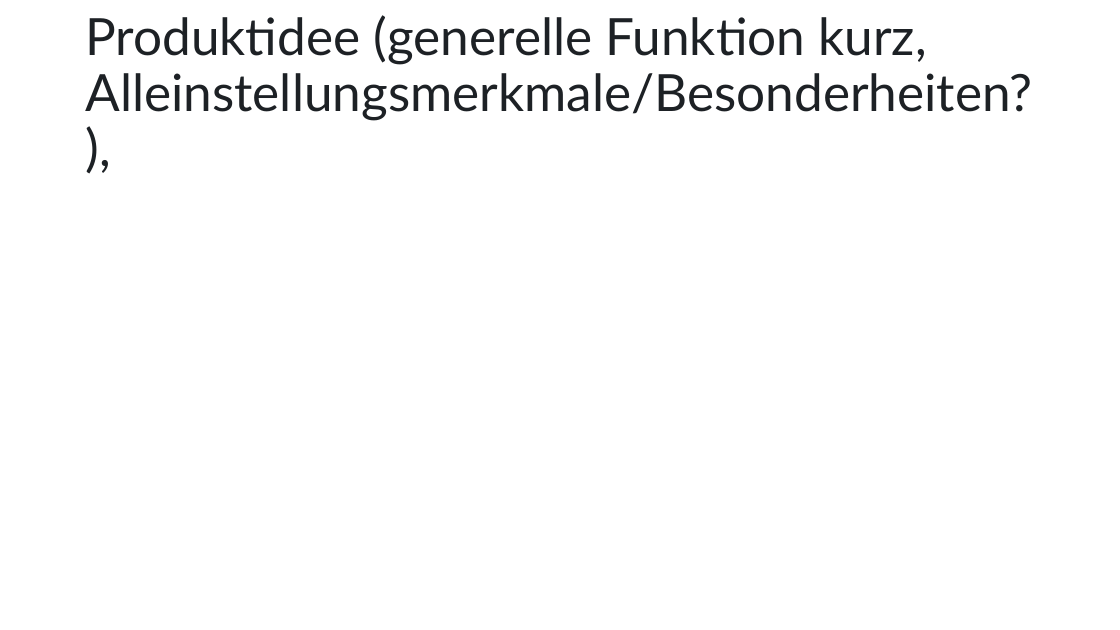
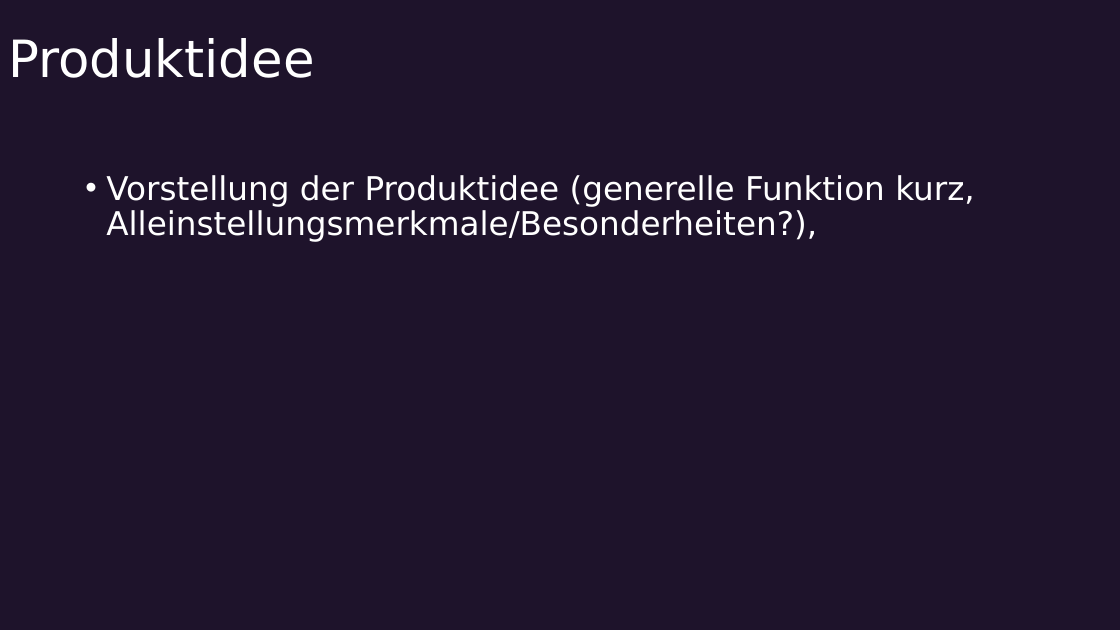
Before and after one commit to LmaoPewPew/DNAIG, a slide deck: slide 8 of praesantationen/Teampraesentation.pptx (slide 4 before the commit). Drawn at 1120x630 pixels with LibreOffice and Linux fonts; fonts in the diff are those of the drawing. Boxes give left, top, right and bottom in pixels: in the first picture for what was removed or moved away, otherwise in the second. Text is boxed around its words. In the diff, an @@ line names an element or a change of style, - is before the commit and + after.

```diff
--- a/praesantationen/Teampraesentation.pptx
+++ b/praesantationen/Teampraesentation.pptx
@@ background #FFFFFF to #1E132B @@
@@ title at (8, 38, 314, 78): text changed; font Lato to DejaVu Sans; text colour #1D2125 to #FFFFFF @@
-Produktidee (generelle Funktion kurz, Alleinstellungsmerkmale/Besonderheiten?),
+Produktidee
@@ text added at (106, 175, 974, 242), 28 pt, text #FFFFFF @@
+• Vorstellung der Produktidee (generelle Funktion kurz, Alleinstellungsmerkmale/Besonderheiten?),
```
Also in this commit, not shown: 6 other slides changed, 5 slides added, 1 slide removed.
